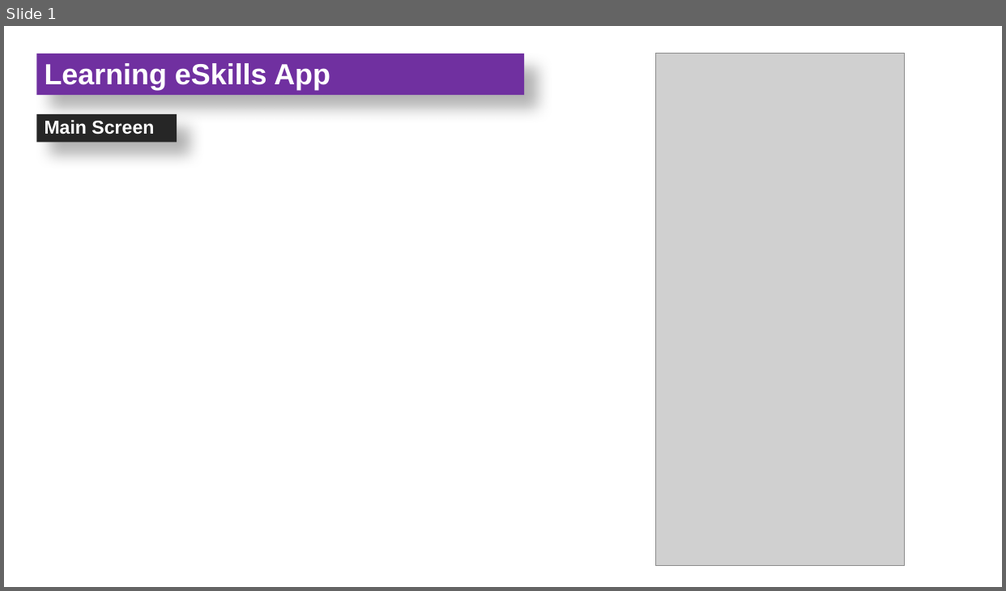
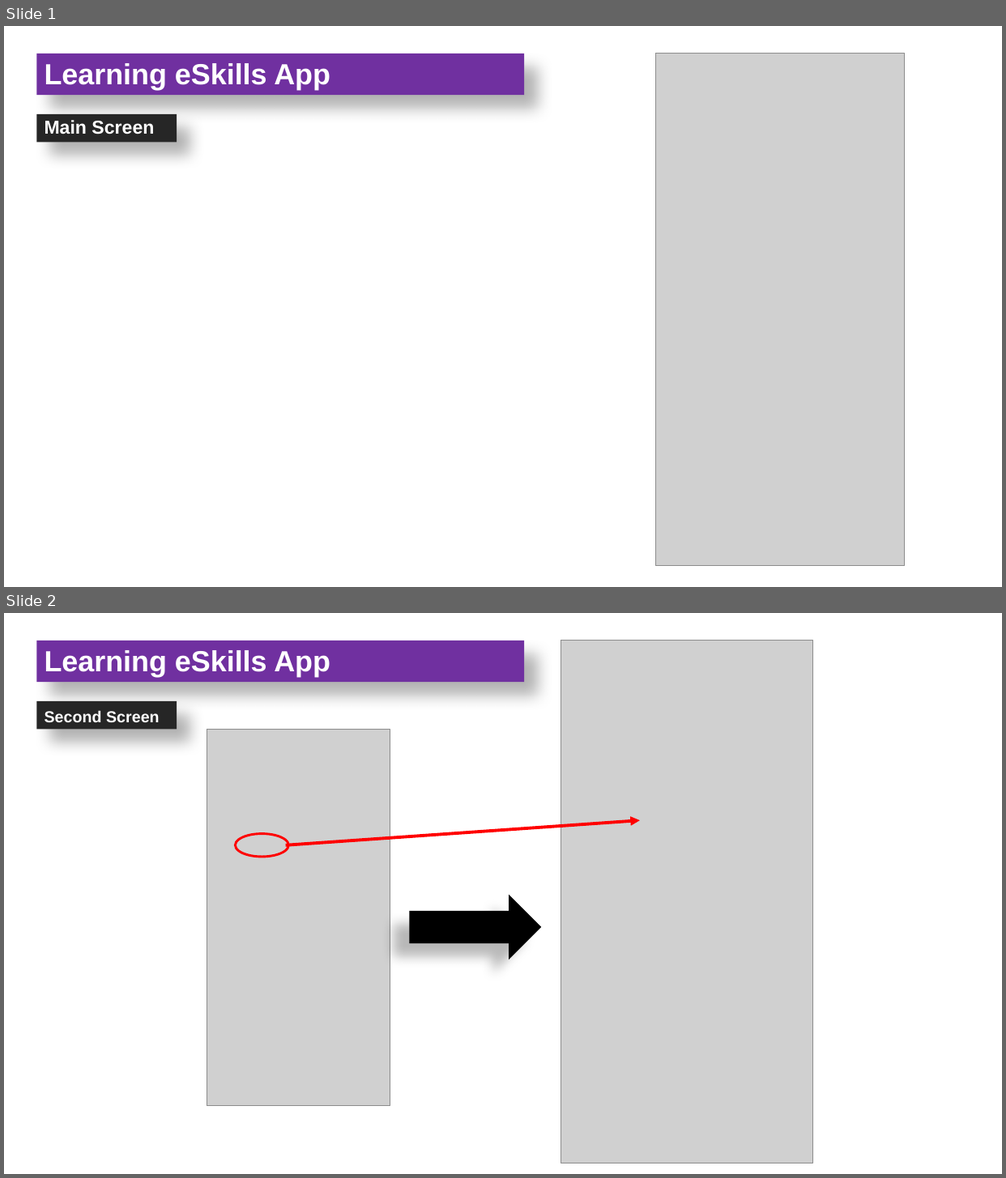
Before and after one commit to bsef19a507/Mobile_Computing_Learning_App, a slide deck: Pdf/learningApp.pptx. Shown one above the other, each under a label of ours: slide 1 before the commit, slides 1 and 2 after it. The pictures are 1006x591 and 1006x1178 pixels, drawn with LibreOffice and Linux fonts; fonts in the diff are those of the drawing; grey boxes stand for pictures. Boxes give left, top, right and bottom in pixels: in the first picture for what was removed or moved away, otherwise in the second. Text is boxed around its words. In the diff, an @@ line names an element or a change of style, - is before the commit and + after.

Commit message:
Added Pics to pdf file

```diff
--- a/Pdf/learningApp.pptx
+++ b/Pdf/learningApp.pptx
@@ slide 2 added at [4,613,1002,1174], background #FFFFFF @@
@@ title added at [37,641,524,682], fill #7030A0, 28 pt, text #FFFFFF, bold @@
+Learning eSkills App
@@ picture added at [562,641,813,1164] @@
@@ rectangle added at [37,701,177,729], fill #262626, 15.3 pt, text #FFFFFF, bold @@
+Second Screen
@@ picture added at [206,729,390,1105] @@
@@ arrow added from (286, 845) to (641, 820), #FF0000 3 pt @@
@@ ellipse added at [236,834,288,857], outline #FF0000 2.25 pt @@
@@ right arrow added at [410,895,542,960], fill #000000 @@
```
